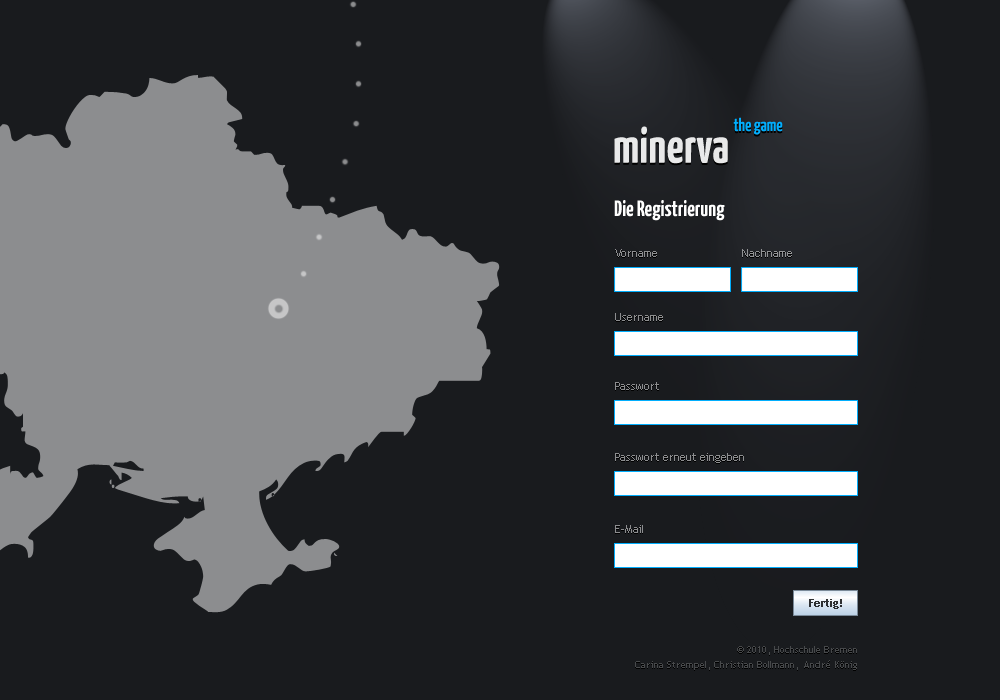
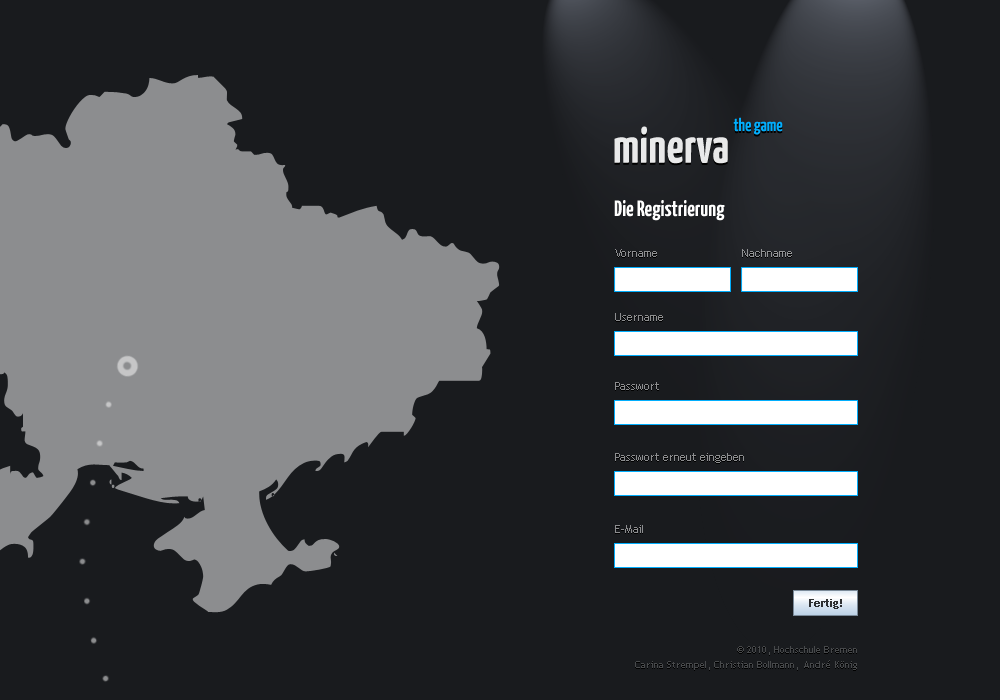
The second 1000px x 700px image is a revision of the first. Changes to its layers:
painted on "Länderverbindung" (1st of 2, in "Registrierung" › "Karte") over [79,0,362,682]
painted on ";" over [79,120,369,608]
